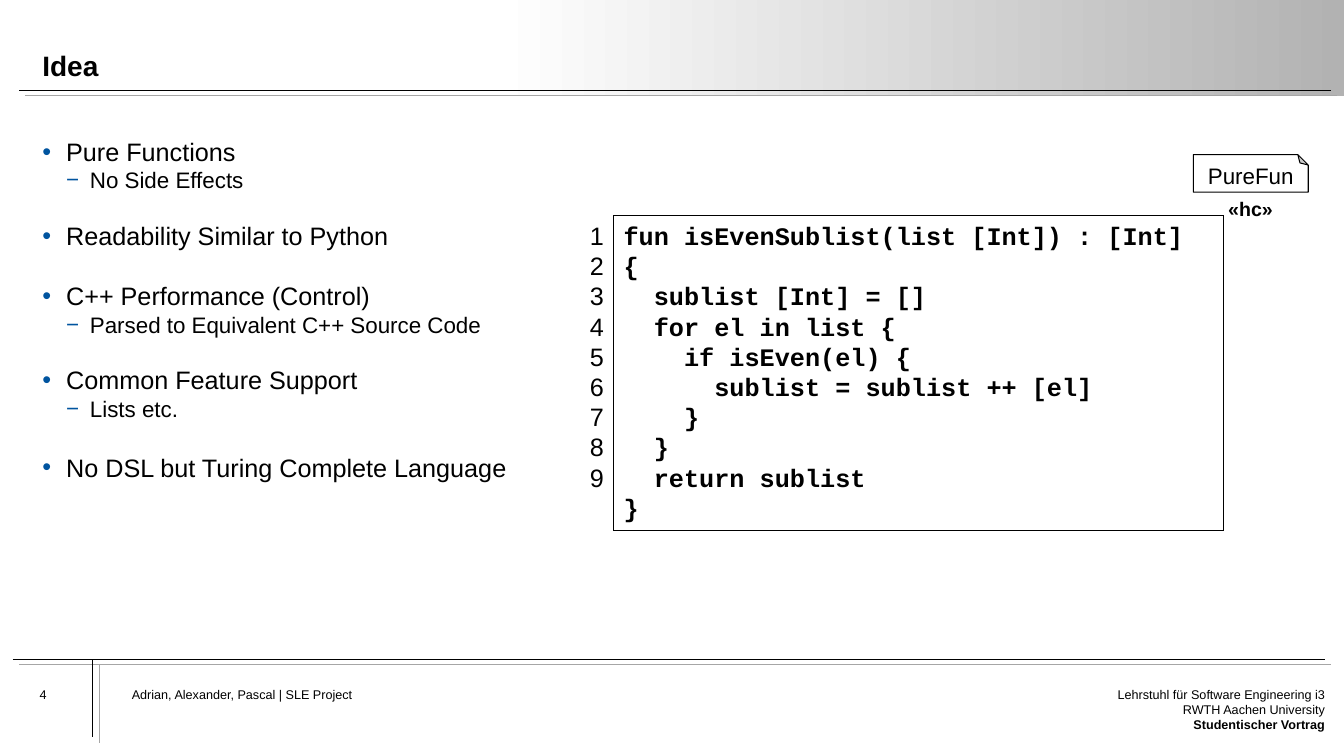
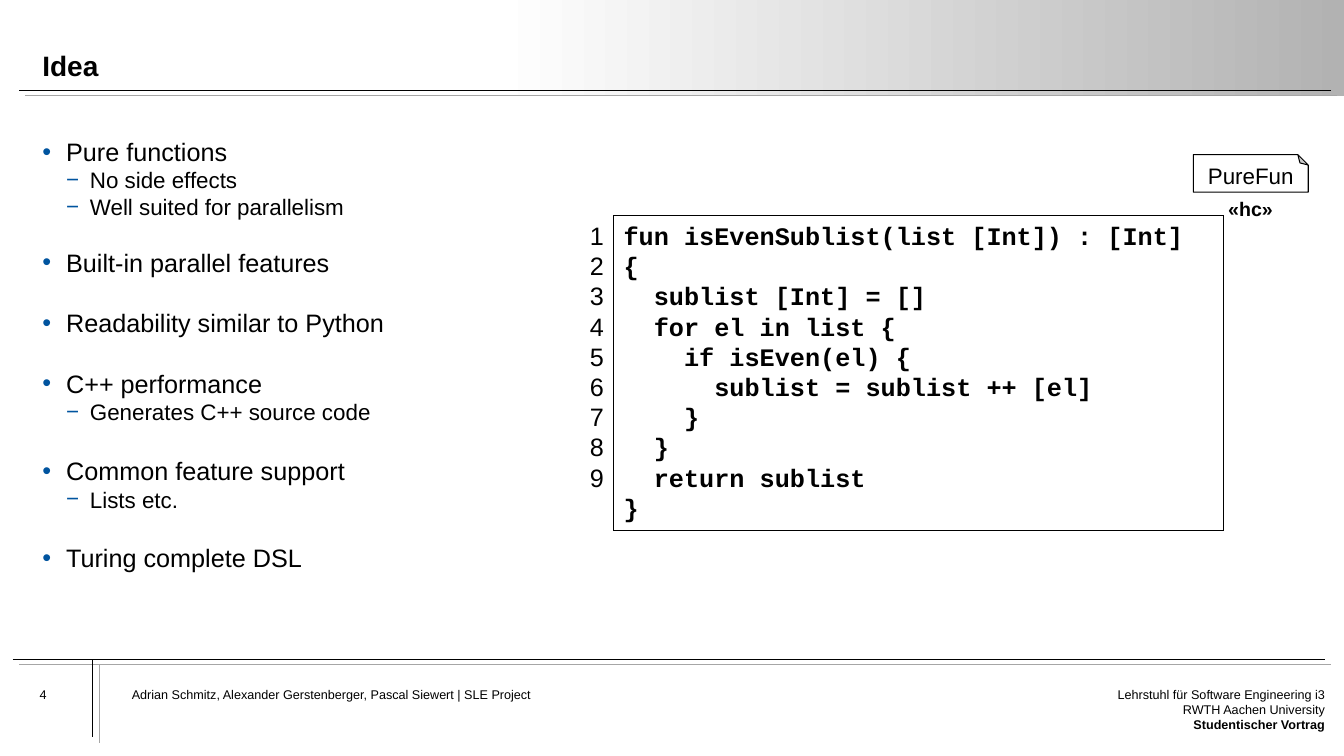
Before and after one commit to Atrisan/PureFun, a slide deck: slide 4 of Presentation/PureFun-Presentation.pptx. Drawn at 1344x756 pixels with LibreOffice and Linux fonts; fonts in the diff are those of the drawing. Boxes give left, top, right and bottom in pixels: in the first picture for what was removed or moved away, otherwise in the second. Text is boxed around its words. In the diff, an @@ line names an element or a change of style, - is before the commit and + after.

```diff
--- a/Presentation/PureFun-Presentation.pptx
+++ b/Presentation/PureFun-Presentation.pptx
@@ text at <box>66,142,383,486</box>: text changed @@
-• Pure Functions
-  − No Side Effects
-• Readability Similar to Python
-• C++ Performance (Control)
-  − Parsed to Equivalent C++ Source Code
-• Common Feature Support
+• Pure functions
+  − No side effects
+  − Well suited for parallelism
+• Built-in parallel features
+• Readability similar to Python
+• C++ performance
+  − Generates C++ source code
+• Common feature support
@@ text at <box>66,548,302,573</box>: text changed @@
-• No DSL but Turing Complete Language
+• Turing complete DSL
@@ text at <box>132,690,531,702</box>: text changed @@
-Adrian, Alexander, Pascal | SLE Project
+Adrian Schmitz, Alexander Gerstenberger, Pascal Siewert | SLE Project
```
Also in this commit, not shown: 8 other slides changed, 2 other files.
